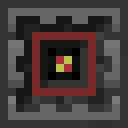
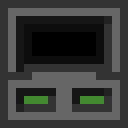
Revision of a layered 128×128 image; what changed, layer by layer:
added group "printer" with 2 layers above "mcu" over [8, 16, 128, 128]
added layer "side" (1st of 19, in "printer") in group "printer" over [8, 16, 128, 128]
added layer "top" (1st of 12, in "printer") in group "printer" over [8, 16, 128, 128]
hid group "mcu" (5 layers) over [8, 16, 128, 128]
